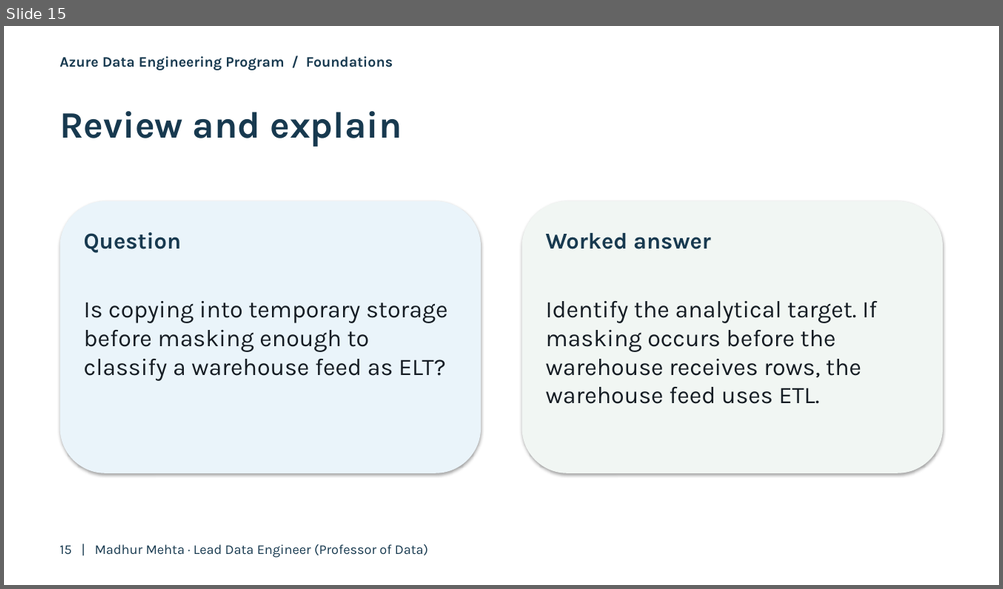
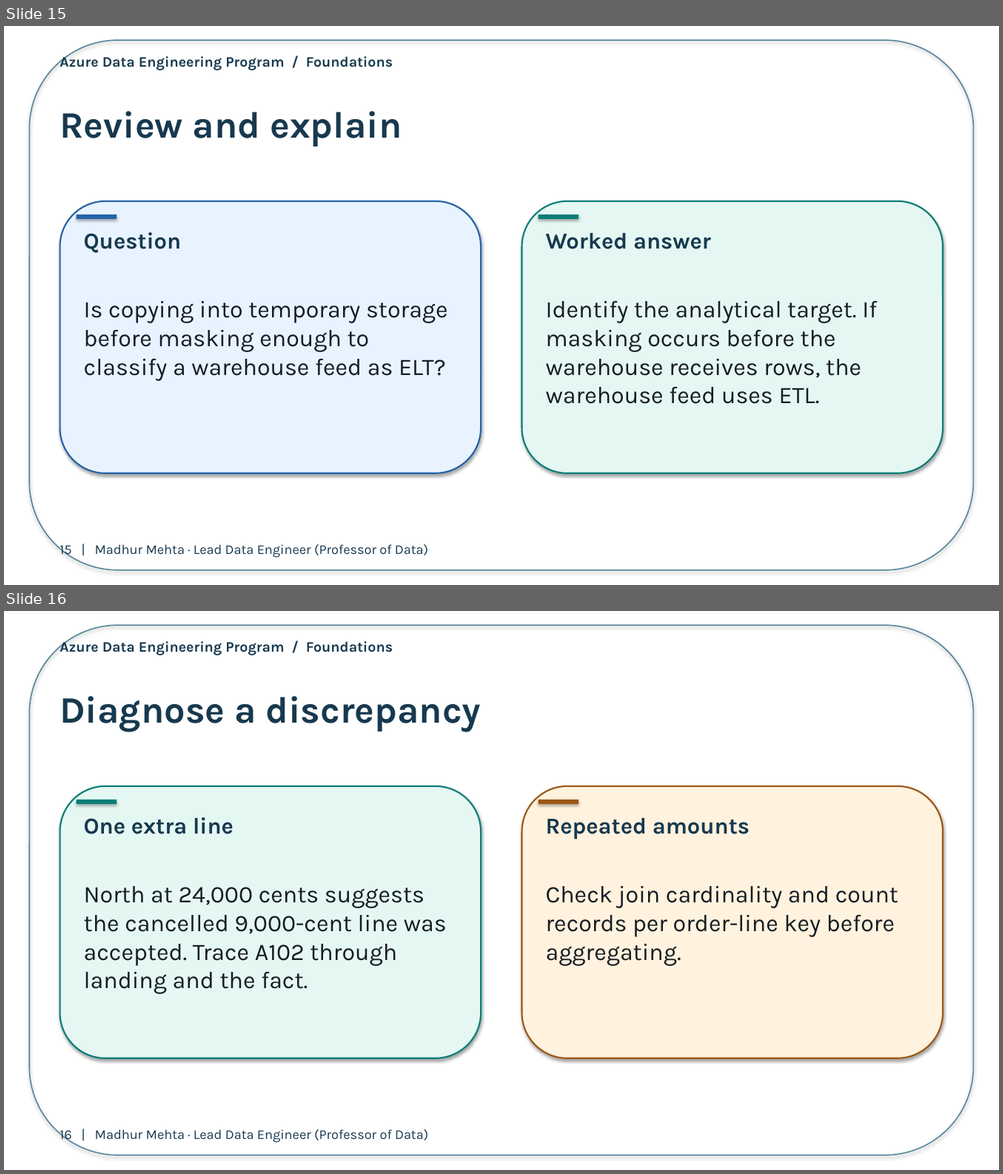
Before and after one commit to Techskills-Aus/azure-data-engineering, a slide deck: 01-data-engineering-foundations/02-oltp-olap-etl-elt/presentation/day02-processing.pptx. Shown one above the other, each under a label of ours: slide 15 before the commit, slides 15 and 16 after it. The pictures are 1003x589 and 1003x1174 pixels, drawn with LibreOffice and Linux fonts; fonts in the diff are those of the drawing. Boxes give left, top, right and bottom in pixels: in the first picture for what was removed or moved away, otherwise in the second. Text is boxed around its words. In the diff, an @@ line names an element or a change of style, - is before the commit and + after.

```diff
--- a/01-data-engineering-foundations/02-oltp-olap-etl-elt/presentation/day02-processing.pptx
+++ b/01-data-engineering-foundations/02-oltp-olap-etl-elt/presentation/day02-processing.pptx
@@ slide 16 added at [4, 611, 999, 1170], background #FFFFFF @@
@@ rounded rectangle added at [29, 625, 973, 1156], outline #52849B 1.1 pt @@
@@ text added at [60, 639, 392, 655], 14 pt, text #17394F, bold @@
+Azure Data Engineering Program / Foundations
@@ text added at [60, 696, 481, 732], 36 pt, text #17394F, bold @@
+Diagnose a discrepancy
@@ rounded rectangle added at [60, 786, 481, 1059], fill #E5F7F2, outline #087D77 1.5 pt @@
@@ rounded rectangle added at [522, 786, 942, 1059], fill #FFF2DE, outline #9D5715 1.5 pt @@
@@ rectangle added at [77, 800, 116, 804], fill #087D77 @@
@@ rectangle added at [538, 800, 578, 804], fill #9D5715 @@
@@ text added at [84, 817, 233, 834], 22 pt, text #17394F, bold @@
+One extra line
@@ text added at [546, 818, 749, 840], 22 pt, text #17394F, bold @@
+Repeated amounts
@@ text added at [84, 886, 447, 994], 23 pt, text #151C23 @@
+North at 24,000 cents suggests the cancelled 9,000-cent line was accepted. Trace A102 through landing and the fact.
@@ text added at [546, 886, 898, 966], 23 pt, text #151C23 @@
+Check join cardinality and count records per order-line key before aggregating.
@@ text added at [60, 1130, 428, 1143], 13 pt, text #17394F @@
+16 | Madhur Mehta · Lead Data Engineer (Professor of Data)
@@ slide 15 changed as well @@
@@ rounded rectangle added at [29, 40, 973, 571], outline #52849B 1.1 pt @@
@@ rounded rectangle at [60, 201, 481, 474]: fill #EAF4FA to #E8F3FF; outline none to #2563A6 1.5 pt @@
@@ rounded rectangle at [522, 201, 942, 474]: fill #F1F6F3 to #E5F7F2; outline none to #087D77 1.5 pt @@
@@ rectangle added at [77, 215, 116, 219], fill #2563A6 @@
@@ rectangle added at [538, 215, 578, 219], fill #087D77 @@
```
Also in this commit, not shown: 15 other slides changed, 1 other slide added, 3 other files.
